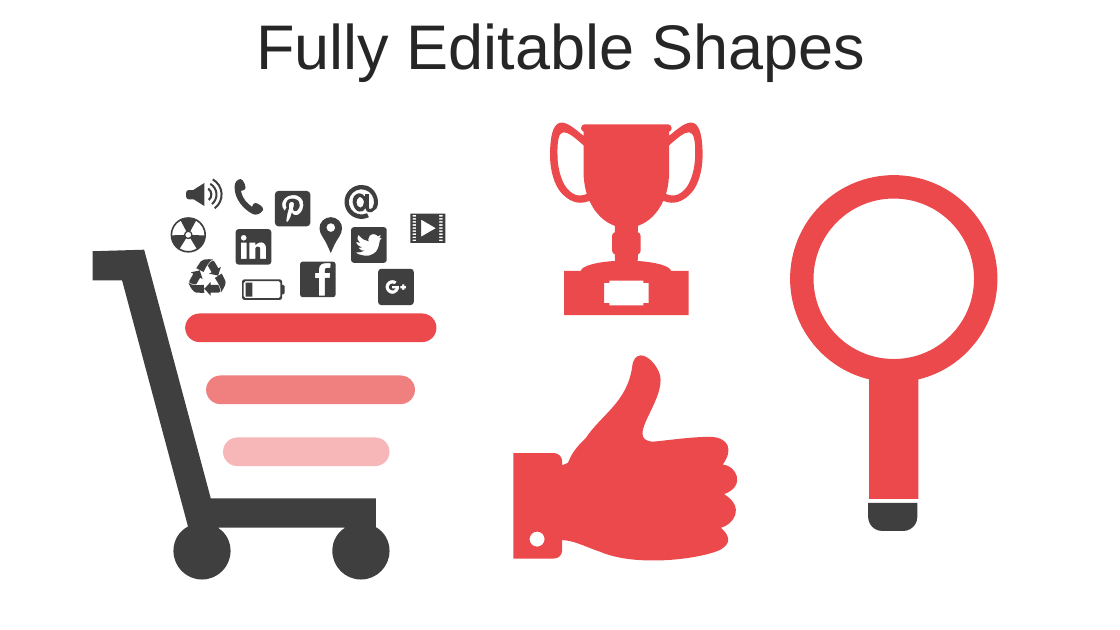
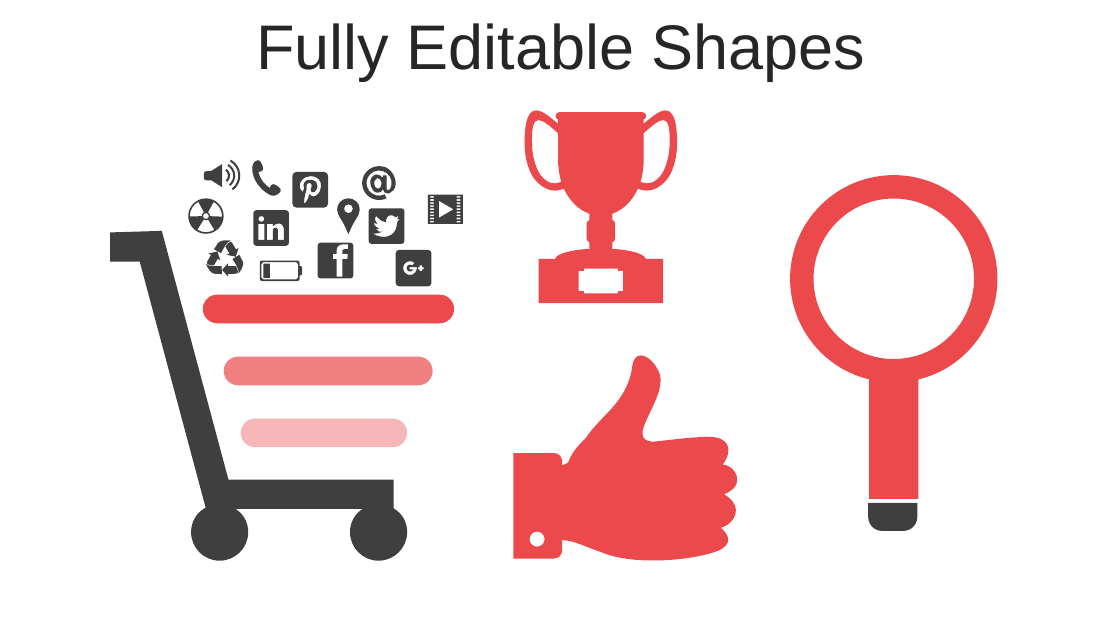
Before and after one commit to smartlord7/Auctionation, a slide deck: slide 21 of bd_presentation.pptx. Drawn at 1120x630 pixels with LibreOffice and Linux fonts; fonts in the diff are those of the drawing; background and template pictures are left out. Boxes give left, top, right and bottom in pixels: in the first picture for what was removed or moved away, otherwise in the second. Text is boxed around its words. In the diff, an @@ line names an element or a change of style, - is before the commit and + after.

```diff
--- a/bd_presentation.pptx
+++ b/bd_presentation.pptx
@@ freeform shape: place and size @@
-freeform shape at [550,122,702,315]
+freeform shape at [524,111,676,304]
@@ 9 freeform shapes, 3 rounded rectangles: place and size @@
-9 freeform shapes, 3 rounded rectangles at [170,179,445,467]
+9 freeform shapes, 3 rounded rectangles at [188,160,463,448]
@@ 5 freeform shapes: place and size @@
-5 freeform shapes at [93,185,414,579]
+5 freeform shapes at [110,166,431,560]
```
Also in this commit, not shown: 3 other slides changed, 1 slide added, 1 slide removed, 6 other files.
